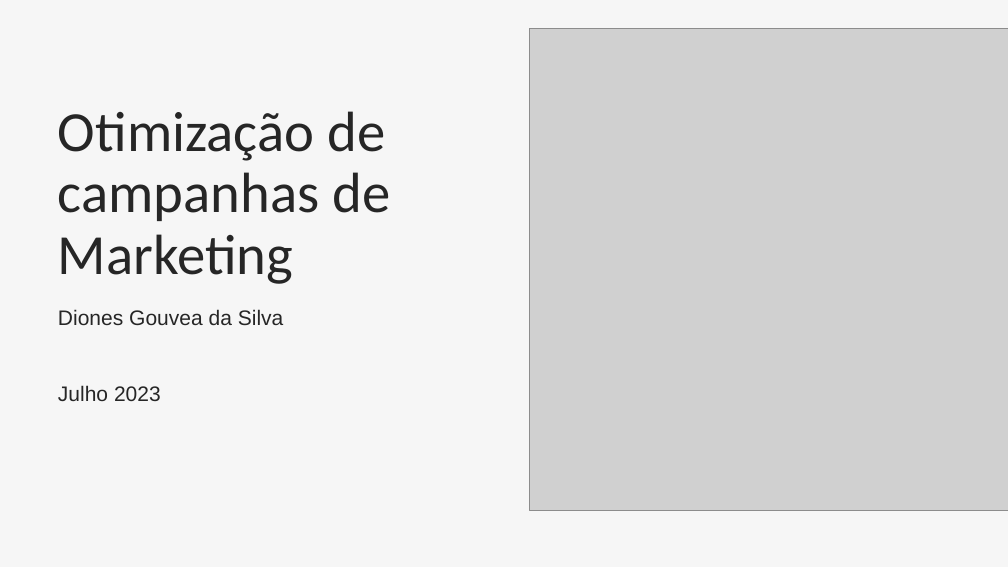
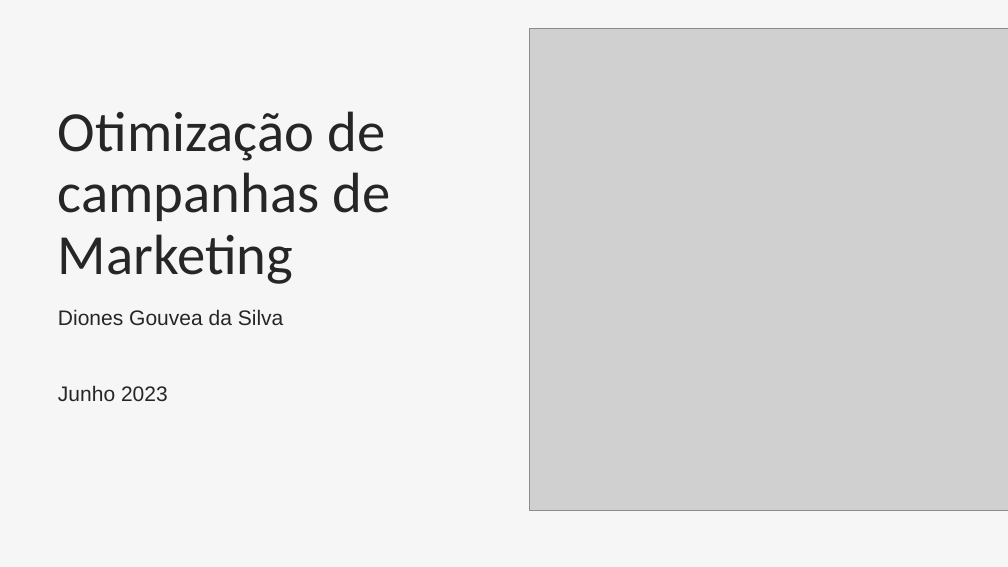
Before and after one commit to DionesGouvea/propensao_compra, a slide deck: slide 1 of Apresentação Ifood.pptx. Drawn at 1008x567 pixels with LibreOffice and Linux fonts; fonts in the diff are those of the drawing; grey boxes stand for pictures. Boxes give left, top, right and bottom in pixels: in the first picture for what was removed or moved away, otherwise in the second. Text is boxed around its words. In the diff, an @@ line names an element or a change of style, - is before the commit and + after.

```diff
--- a/Apresentação Ifood.pptx
+++ b/Apresentação Ifood.pptx
@@ subtitle at box(58, 385, 168, 401): text changed @@
-Julho 2023
+Junho 2023
```
Also in this commit, not shown: 1 other file.
